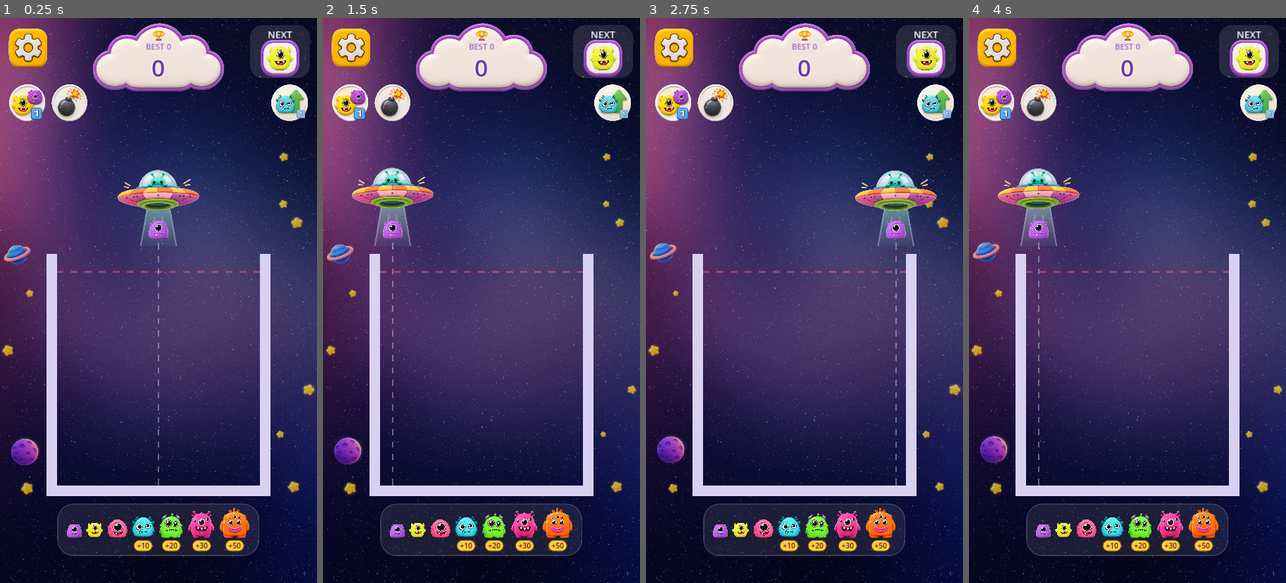
Above: before the commit, frames 1-4 (left to right).
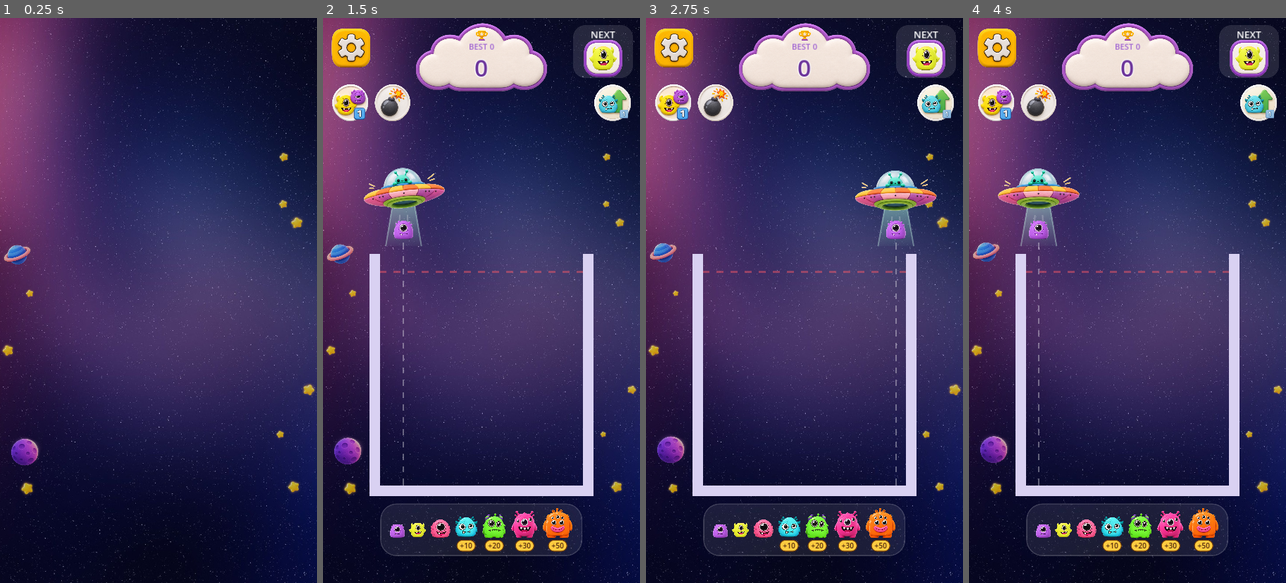
Above: after the commit, the same moments.

Repository: vickyraut212-boop/MonsterMerageGame
Game: Godot game, scene res://scenes/main.tscn
Two runs of this game, one before a commit and one after it. Both use one fixed random seed, a clock stepped at 60 frames per second and the inputs below.
Inputs (mouse positions are in pixels of both pictures, inside the frame that each line leads up to):
- Up to frame 1 (0.25 s): no input
- Up to frame 2 (1.5 s): click (351, 102) at 0.52 s; click (392, 102) at 1.25 s
- Up to frame 3 (2.75 s): click (934, 102) at 2 s
- Up to frame 4 (4 s): click (997, 102) at 2.75 s; click (1038, 102) at 3.5 s

The runs differ from the first frame. In frame 1, 16% of the frame differs, in the area x 2-98%, y 0-96%; in frame 2, 2.1%; in frame 3, less than 0.1%; in frame 4, nothing differs.

Commit message:
Add the animated opening: logo, monsters jumping in, then gameplay
The game now opens on the space background with the Monster Merge logo.
Four monsters (Tiers 3, 7, 5, 1, using the exact game art) peek up from the
bottom edge one after another, crouch, leap in with squash and stretch, land
softly with a small bounce, and settle. After a short hold they hop away, the
logo floats off and the jar, ship and HUD fade in. No loading screen.

Plays once per launch (not on Play again), tap to skip, visual only.

Co-Authored-By: Claude Opus 5.5 <noreply@anthropic.com>

Diff:
--- /dev/null
+++ b/scripts/intro.gd
@@ -0,0 +1,326 @@
+class_name Intro
+extends CanvasLayer
+## Animated opening of the game.
+##
+##   Space background + Monster Merge logo
+##   -> 4 monsters jump in from the bottom edge, one after another
+##   -> soft squash-and-stretch landing with a little bounce
+##   -> short pause -> monsters hop away, logo floats off, gameplay fades in.
+##
+## It plays on top of the real game scene: the game's own space background
+## stays visible the whole time, and the jar, ship and HUD are simply hidden
+## until the intro hands over, so there is no loading screen and no jump cut.
+## It plays once per launch (not again on "Play again" / Restart).
+## Tapping or clicking during the intro skips straight to the hand-over.
+##
+## Everything here is visual only: no physics, no score, and gameplay code is
+## untouched. main.gd starts it with Intro.play_over(self).
+
+signal finished
+
+## Set once the intro has played, so restarting a game skips it.
+static var has_played := false
+
+@export_group("Logo")
+@export var logo_texture: Texture2D = preload("res://assets/ui/logo.png")
+## How wide the logo appears, in pixels (screen is 720 wide).
+@export var logo_width := 600.0
+## Where the logo's centre sits.
+@export var logo_center := Vector2(360, 400)
+
+@export_group("Monsters")
+## The monsters that jump in, in jump order: tier, width in pixels, x position.
+## They use the exact game art (assets/monsters/tier_N.png), only scaled.
+@export var cast: Array[Vector3] = [
+	Vector3(3, 135, 100),
+	Vector3(7, 235, 278),
+	Vector3(5, 175, 478),
+	Vector3(1, 110, 638),
+]
+## Where the monsters' feet land.
+@export var ground_y := 1010.0
+## How high above the ground each jump peaks.
+@export var jump_height := 250.0
+
+@export_group("Timing (seconds)")
+## Logo on screen alone before the first monster jumps.
+@export var first_jump_delay := 0.9
+## Gap between one monster's jump and the next.
+@export var jump_stagger := 0.32
+## Pause on the finished picture before gameplay starts.
+@export var hold_time := 1.0
+## How long the hand-over to gameplay takes.
+@export var transition_time := 0.6
+
+const SCREEN := Vector2(720, 1280)
+
+var _main: Node
+var _dropper: Dropper
+## Gameplay pieces hidden during the intro, and the opacity to restore.
+var _hidden: Array[CanvasItem] = []
+var _hidden_alpha: Array[float] = []
+
+var _blocker: Control
+var _logo: Sprite2D
+var _bodies: Array[Node2D] = []
+var _shadows: Array[Node2D] = []
+var _heights: Array[float] = []
+var _tweens: Array[Tween] = []
+var _done := false
+
+
+## Adds the intro on top of `main` and starts it, unless it already played.
+static func play_over(main: Node) -> void:
+	if has_played:
+		return
+	has_played = true
+	var intro := Intro.new()
+	main.add_child(intro)
+	intro._start(main)
+
+
+func _init() -> void:
+	layer = 10  # above the HUD
+	process_mode = Node.PROCESS_MODE_ALWAYS
+
+
+func _start(main: Node) -> void:
+	_main = main
+	_dropper = main.get_node_or_null("Dropper") as Dropper
+	if _dropper:
+		_dropper.enabled = false
+	for path in ["Jar", "Monsters", "Dropper"]:
+		_hide(main.get_node_or_null(path) as CanvasItem)
+	var hud := main.get_node_or_null("HUD")
+	if hud:
+		for child in hud.get_children():
+			_hide(child as CanvasItem)
+
+	_build()
+	_play()
+
+
+func _hide(item: CanvasItem) -> void:
+	if item == null:
+		return
+	_hidden.append(item)
+	_hidden_alpha.append(item.modulate.a)
+	item.modulate.a = 0.0
+
+
+# --- Building the picture -------------------------------------------------
+
+func _build() -> void:
+	# Catches taps so nothing underneath reacts; a tap skips the intro.
+	_blocker = Control.new()
+	_blocker.size = SCREEN
+	_blocker.mouse_filter = Control.MOUSE_FILTER_STOP
+	_blocker.gui_input.connect(_on_blocker_input)
+	add_child(_blocker)
+
+	for i in cast.size():
+		var shadow := Shadow.new()
+		shadow.position = Vector2(cast[i].z, ground_y)
+		shadow.radius = cast[i].y * 0.42
+		shadow.modulate.a = 0.0
+		add_child(shadow)
+		_shadows.append(shadow)
+
+	for i in cast.size():
+		var body := Node2D.new()
+		var sprite := BlinkSprite.new()
+		sprite.set_tier(int(cast[i].x))
+		var s := cast[i].y / sprite.texture.get_width()
+		sprite.scale = Vector2(s, s)
+		var height := sprite.texture.get_height() * s
+		# Feet at the body's origin, so squash and stretch happen from the ground up.
+		sprite.position.y = -height / 2.0
+		body.add_child(sprite)
+		body.position = Vector2(cast[i].z, SCREEN.y + height + 20.0)
+		add_child(body)
+		_bodies.append(body)
+		_heights.append(height)
+
+	# Logo last, so monsters jumping high pass behind it.
+	_logo = Sprite2D.new()
+	_logo.texture = logo_texture
+	_logo.position = logo_center
+	_logo.scale = Vector2.ZERO
+	_logo.modulate.a = 0.0
+	add_child(_logo)
+
+
+# --- The sequence ----------------------------------------------------------
+
+func _play() -> void:
+	var logo_scale := Vector2.ONE * (logo_width / logo_texture.get_width())
+
+	# Logo pops in with a soft overshoot, then gently floats.
+	var t := _new_tween()
+	t.tween_interval(0.25)
+	t.tween_property(_logo, "modulate:a", 1.0, 0.25)
+	t.parallel().tween_property(_logo, "scale", logo_scale * 1.06, 0.45) \
+			.set_trans(Tween.TRANS_BACK).set_ease(Tween.EASE_OUT)
+	t.tween_property(_logo, "scale", logo_scale, 0.2).set_trans(Tween.TRANS_SINE)
+	t.tween_callback(_float_logo)
+
+	# Monsters, one after another.
+	for i in _bodies.size():
+		_jump_in(i, first_jump_delay + i * jump_stagger)
+
+	# Hold the finished picture, then hand over to gameplay.
+	var last_landing := first_jump_delay + (_bodies.size() - 1) * jump_stagger + _jump_length()
+	var end := _new_tween()
+	end.tween_interval(last_landing + hold_time)
+	end.tween_callback(_finish)
+
+
+func _float_logo() -> void:
+	var t := _new_tween().set_loops()
+	t.set_trans(Tween.TRANS_SINE).set_ease(Tween.EASE_IN_OUT)
+	t.tween_property(_logo, "position:y", logo_center.y - 8.0, 1.4)
+	t.tween_property(_logo, "position:y", logo_center.y + 4.0, 1.4)
+
+
+const PEEK_TIME := 0.16
+const CROUCH_TIME := 0.12
+const RISE_TIME := 0.38
+const FALL_TIME := 0.3
+const SETTLE_TIME := 0.7
+
+func _jump_length() -> float:
+	return PEEK_TIME + CROUCH_TIME + RISE_TIME + FALL_TIME + SETTLE_TIME
+
+
+## One monster: peeks up from the bottom edge, crouches (anticipation), leaps
+## in an arc stretching upwards, falls, squashes on landing, rebounds with a
+## little hop and wobbles to rest.
+func _jump_in(i: int, delay: float) -> void:
+	var body := _bodies[i]
+	var shadow := _shadows[i]
+	var height := _heights[i]
+	var land := Vector2(cast[i].z, ground_y)
+	# Start a little towards the screen edge, so the jump travels sideways a bit.
+	var start_x := land.x + signf(land.x - SCREEN.x / 2.0) * 40.0
+	var peek := Vector2(start_x, SCREEN.y + height * 0.45)
+	var apex := Vector2(lerpf(start_x, land.x, 0.55), land.y - jump_height)
+	var tilt := signf(land.x - start_x) * 0.12
+	body.position = Vector2(start_x, SCREEN.y + height + 20.0)
+
+	var t := _new_tween()
+	t.tween_interval(delay)
+	# Peek up from below the screen.
+	t.tween_property(body, "position", peek, PEEK_TIME) \
+			.set_trans(Tween.TRANS_SINE).set_ease(Tween.EASE_OUT)
+	# Anticipation: crouch.
+	t.tween_property(body, "scale", Vector2(1.18, 0.8), CROUCH_TIME) \
+			.set_trans(Tween.TRANS_QUAD).set_ease(Tween.EASE_OUT)
+	# Leap: rise to the top of the arc, stretched tall, leaning into the jump.
+	t.tween_property(body, "position:y", apex.y, RISE_TIME) \
+			.set_trans(Tween.TRANS_QUAD).set_ease(Tween.EASE_OUT)
+	t.parallel().tween_property(body, "position:x", apex.x, RISE_TIME)
+	t.parallel().tween_property(body, "rotation", tilt, RISE_TIME)
+	t.parallel().tween_property(body, "scale", Vector2(0.84, 1.2), RISE_TIME * 0.35) \
+			.set_trans(Tween.TRANS_SINE).set_ease(Tween.EASE_OUT)
+	t.parallel().tween_property(body, "scale", Vector2(0.98, 1.02), RISE_TIME * 0.65) \
+			.set_delay(RISE_TIME * 0.35)
+	# Fall onto the landing spot; the shadow grows as it comes down.
+	t.tween_property(body, "position:y", land.y, FALL_TIME) \
+			.set_trans(Tween.TRANS_QUAD).set_ease(Tween.EASE_IN)
+	t.parallel().tween_property(body, "position:x", land.x, FALL_TIME)
+	t.parallel().tween_property(body, "rotation", 0.0, FALL_TIME)
+	t.parallel().tween_property(body, "scale", Vector2(0.9, 1.12), FALL_TIME)
+	t.parallel().tween_property(shadow, "modulate:a", 1.0, FALL_TIME)
+	t.parallel().tween_property(shadow, "scale", Vector2.ONE, FALL_TIME).from(Vector2(0.4, 0.4))
+	t.tween_callback(_on_land.bind(i))
+	# Landing squash.
+	t.tween_property(body, "scale", Vector2(1.3, 0.72), 0.07) \
+			.set_trans(Tween.TRANS_QUAD).set_ease(Tween.EASE_OUT)
+	# Rebound: stretch up into a small hop.
+	t.tween_property(body, "scale", Vector2(0.9, 1.12), 0.12) \
+			.set_trans(Tween.TRANS_SINE).set_ease(Tween.EASE_OUT)
+	t.parallel().tween_property(body, "position:y", land.y - 26.0, 0.15) \
+			.set_trans(Tween.TRANS_QUAD).set_ease(Tween.EASE_OUT)
+	t.parallel().tween_property(shadow, "scale", Vector2(0.85, 0.85), 0.15)
+	t.tween_property(body, "scale", Vector2.ONE, 0.11)
+	t.parallel().tween_property(body, "position:y", land.y, 0.13) \
+			.set_trans(Tween.TRANS_QUAD).set_ease(Tween.EASE_IN)
+	t.parallel().tween_property(shadow, "scale", Vector2.ONE, 0.13)
+	# Small second squash, then a soft wobble to rest.
+	t.tween_property(body, "scale", Vector2(1.1, 0.92), 0.06)
+	t.tween_property(body, "scale", Vector2.ONE, 0.3) \
+			.set_trans(Tween.TRANS_ELASTIC).set_ease(Tween.EASE_OUT)
+
+
+func _on_land(i: int) -> void:
+	# Soft landing thud: bigger monsters sound deeper.
+	var size := clampf((cast[i].y - 100.0) / 150.0, 0.0, 1.0)
+	GameAudio.play("drop", lerpf(1.25, 0.75, size))
+
+
+# --- Hand-over to gameplay -------------------------------------------------
+
+func _on_blocker_input(event: InputEvent) -> void:
+	var pressed: bool = (event is InputEventMouseButton and event.pressed) \
+			or (event is InputEventScreenTouch and event.pressed)
+	if pressed:
+		_finish()
+
+
+func _finish() -> void:
+	if _done:
+		return
+	_done = true
+	for tween in _tweens:
+		if tween.is_valid():
+			tween.kill()
+	_tweens.clear()
+
+	var t := _new_tween().set_parallel()
+	# Logo floats up and fades away.
+	t.tween_property(_logo, "position:y", _logo.position.y - 70.0, transition_time) \
+			.set_trans(Tween.TRANS_SINE).set_ease(Tween.EASE_IN)
+	t.tween_property(_logo, "modulate:a", 0.0, transition_time * 0.8) \
+			.set_trans(Tween.TRANS_SINE).set_ease(Tween.EASE_IN)
+	# Monsters give a little hop and drop away below the screen.
+	for i in _bodies.size():
+		var body := _bodies[i]
+		var d := i * 0.05
+		t.tween_property(body, "scale", Vector2(1.12, 0.88), 0.08).set_delay(d)
+		t.tween_property(body, "scale", Vector2(0.92, 1.1), 0.15).set_delay(d + 0.08)
+		t.tween_property(body, "rotation", 0.0, 0.1).set_delay(d)
+		t.tween_property(body, "position:y", body.position.y - 40.0, 0.15) \
+				.set_delay(d + 0.08).set_trans(Tween.TRANS_QUAD).set_ease(Tween.EASE_OUT)
+		t.tween_property(body, "position:y", SCREEN.y + _heights[i] + 40.0, 0.4) \
+				.set_delay(d + 0.23).set_trans(Tween.TRANS_QUAD).set_ease(Tween.EASE_IN)
+		t.tween_property(_shadows[i], "modulate:a", 0.0, 0.25).set_delay(d + 0.08)
+	# Gameplay fades in underneath.
+	for j in _hidden.size():
+		if is_instance_valid(_hidden[j]):
+			t.tween_property(_hidden[j], "modulate:a", _hidden_alpha[j], transition_time) \
+					.set_delay(0.25).set_trans(Tween.TRANS_SINE).set_ease(Tween.EASE_OUT)
+	t.chain().tween_callback(_hand_over)
+
+
+func _hand_over() -> void:
+	if _dropper:
+		_dropper.enabled = true
+	finished.emit()
+	queue_free()
+
+
+func _new_tween() -> Tween:
+	var t := create_tween()
+	_tweens.append(t)
+	return t
+
+
+## Soft oval shadow on the ground under a monster.
+class Shadow extends Node2D:
+	var radius := 50.0
+
+	func _draw() -> void:
+		draw_set_transform(Vector2.ZERO, 0.0, Vector2(1.0, 0.22))
+		for k in 4:
+			var r := radius * (1.0 - k * 0.15)
+			draw_circle(Vector2.ZERO, r, Color(0.06, 0.02, 0.14, 0.09))
--- a/scripts/main.gd
+++ b/scripts/main.gd
@@ -31,6 +31,9 @@
 	hud.restart_pressed.connect(_on_play_again)
 
 	dropper.setup(jar)
+
+	# Animated opening (logo + monsters jumping in) on first launch only.
+	Intro.play_over(self)
 
 
 func _on_dropped(tier: int, at: Vector2) -> void:
Binary file added: assets/ui/logo.png
